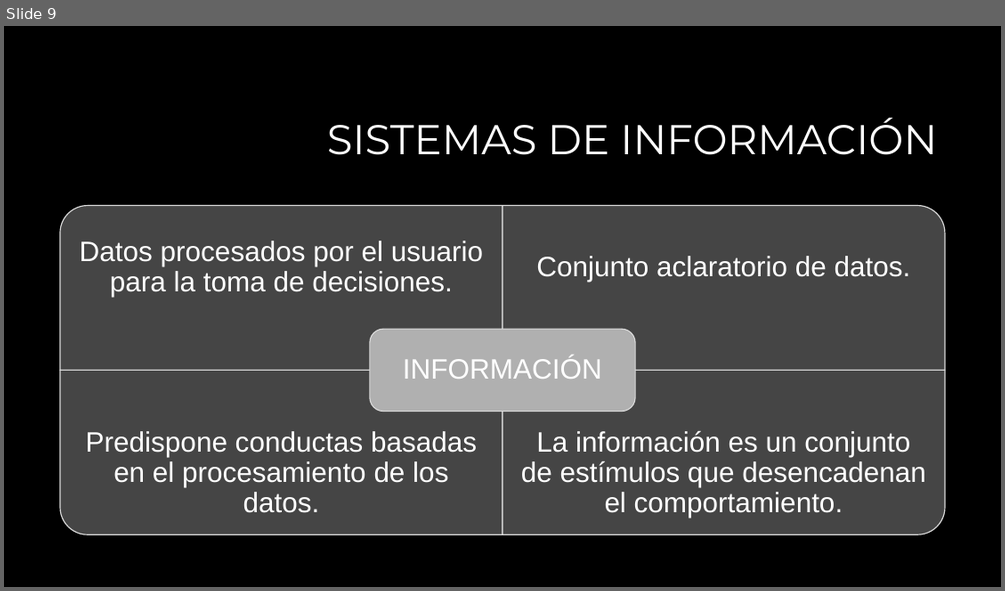
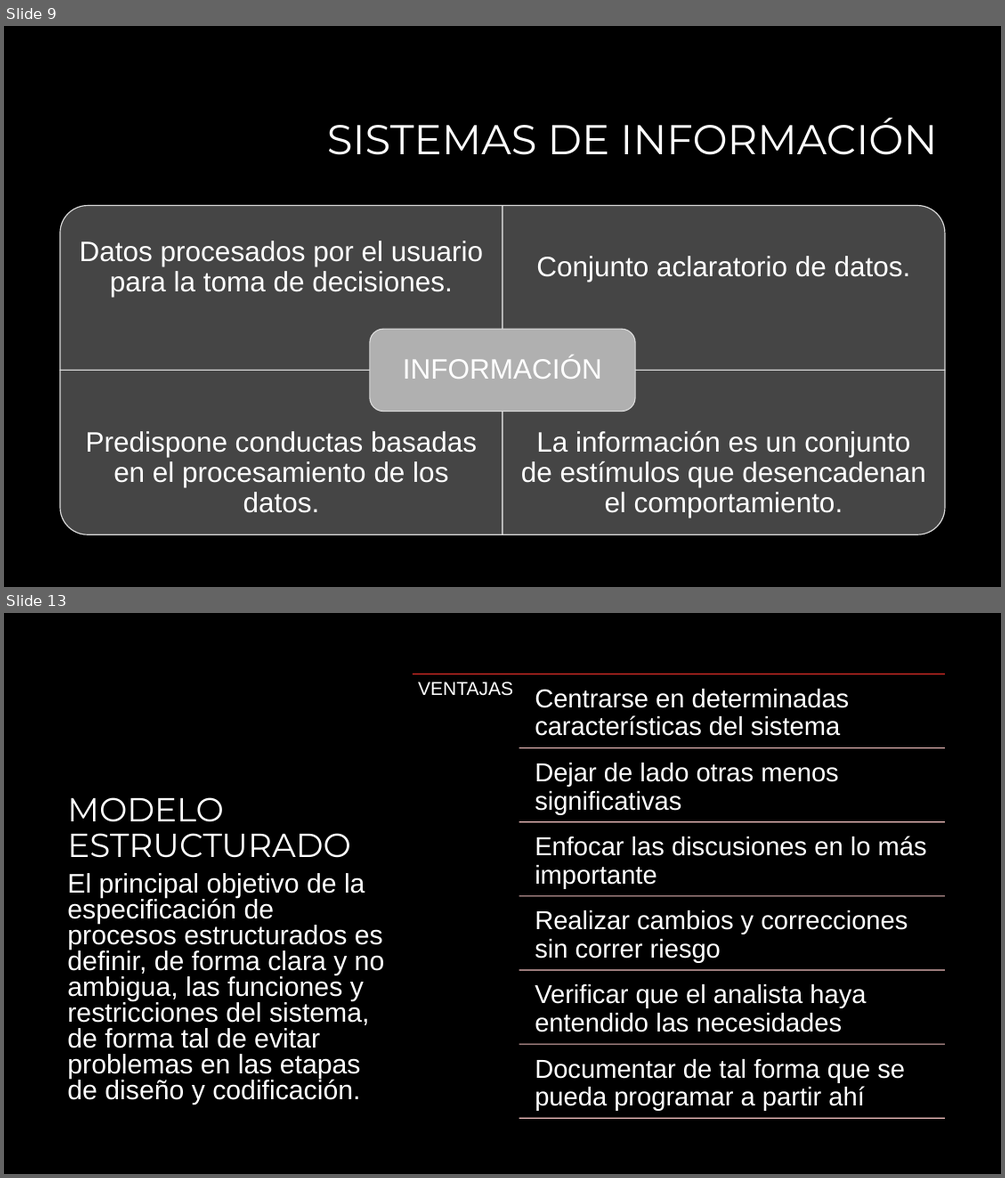
Before and after one commit to zherar7ordoya/AP3, a slide deck: Metodología de Desarrollo de Sistemas I/1er Parcial Metodologia I 2021 (Parte B).pptx. Shown one above the other, each under a label of ours: slide 9 before the commit, slides 9 and 13 after it; the slides between them are not shown. The pictures are 1005x591 and 1005x1178 pixels, drawn with LibreOffice and Linux fonts; fonts in the diff are those of the drawing; background and template pictures are left out. Boxes give left, top, right and bottom in pixels: in the first picture for what was removed or moved away, otherwise in the second. Text is boxed around its words. In the diff, an @@ line names an element or a change of style, - is before the commit and + after.

```diff
--- a/Metodología de Desarrollo de Sistemas I/1er Parcial Metodologia I 2021 (Parte B).pptx
+++ b/Metodología de Desarrollo de Sistemas I/1er Parcial Metodologia I 2021 (Parte B).pptx
@@ slide 13 added at (4,613,1001,1174), background #000000 @@
@@ title added at (67,797,351,858), 32 pt, text #FFFFFF @@
+MODELO ESTRUCTURADO
@@ text added at (67,873,385,1104), 25.9 pt, text #FFFFFF @@
+El principal objetivo de la especificación de procesos estructurados es definir, de forma clara y no ambigua, las funciones y restricciones del sistema, de forma tal de evitar problemas en las etapas de diseño y codificación.
@@ group added at (413,674,945,1118): 7 lines, 7 texts @@
+VENTAJAS
+Centrarse en determinadas características del sistema
+Dejar de lado otras menos significativas
+Enfocar las discusiones en lo más importante
+Realizar cambios y correcciones sin correr riesgo
+Verificar que el analista haya entendido las necesidades
+Documentar de tal forma que se pueda programar a partir ahí
```
Also in this commit, not shown: 2 slides changed, 5 other slides added.
